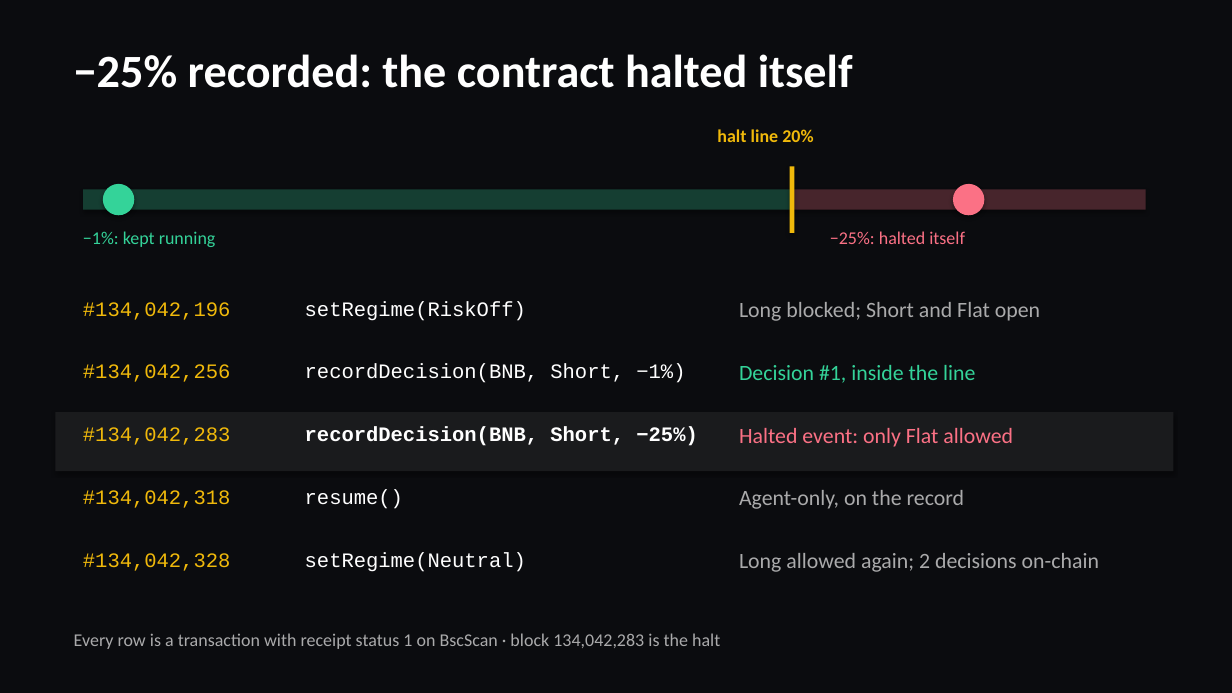
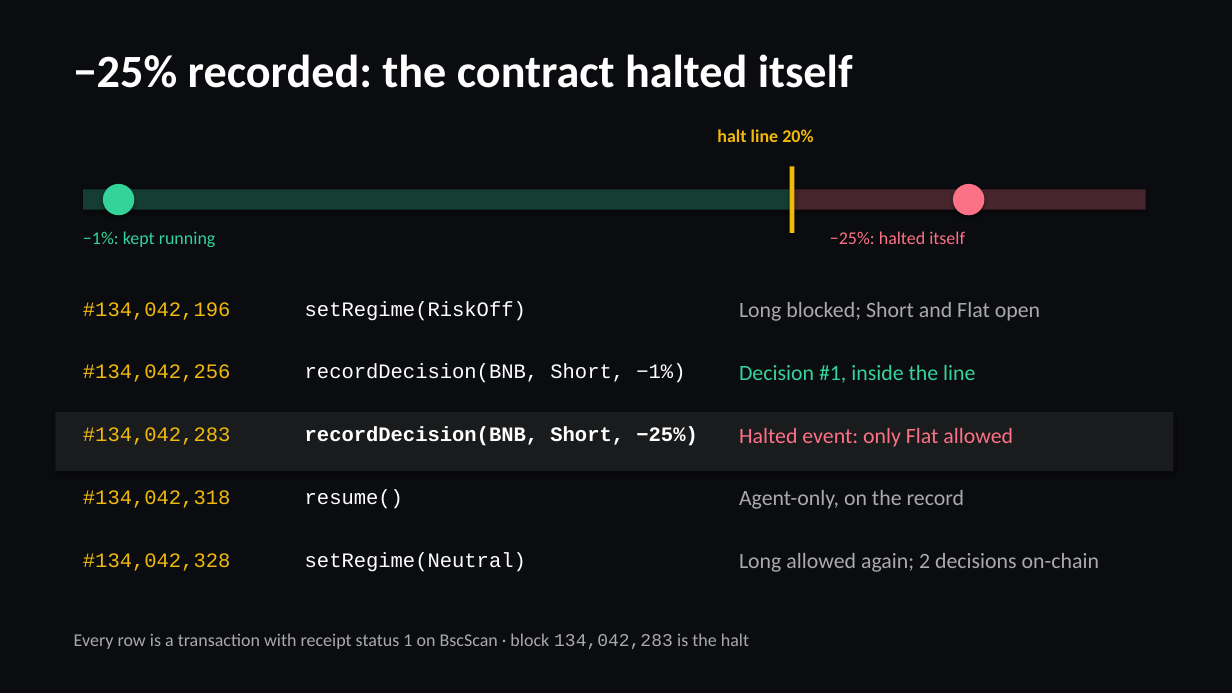
Before and after one commit to Stylenecy/seed-bnb, a slide deck: slide 6 of drift/docs/submission/DRIFT-pitch.pptx. Drawn at 1232x693 pixels with LibreOffice and Linux fonts; fonts in the diff are those of the drawing. Boxes give left, top, right and bottom in pixels: in the first picture for what was removed or moved away, otherwise in the second. Text is boxed around its words. In the diff, an @@ line names an element or a change of style, - is before the commit and + after.

```diff
--- a/drift/docs/submission/DRIFT-pitch.pptx
+++ b/drift/docs/submission/DRIFT-pitch.pptx
@@ text "Every row is a transaction ..." at [74,633,749,649]: font Calibri to Courier New in "134,042,283" @@
```
Also in this commit, not shown: 6 other slides changed, 2 other files.
